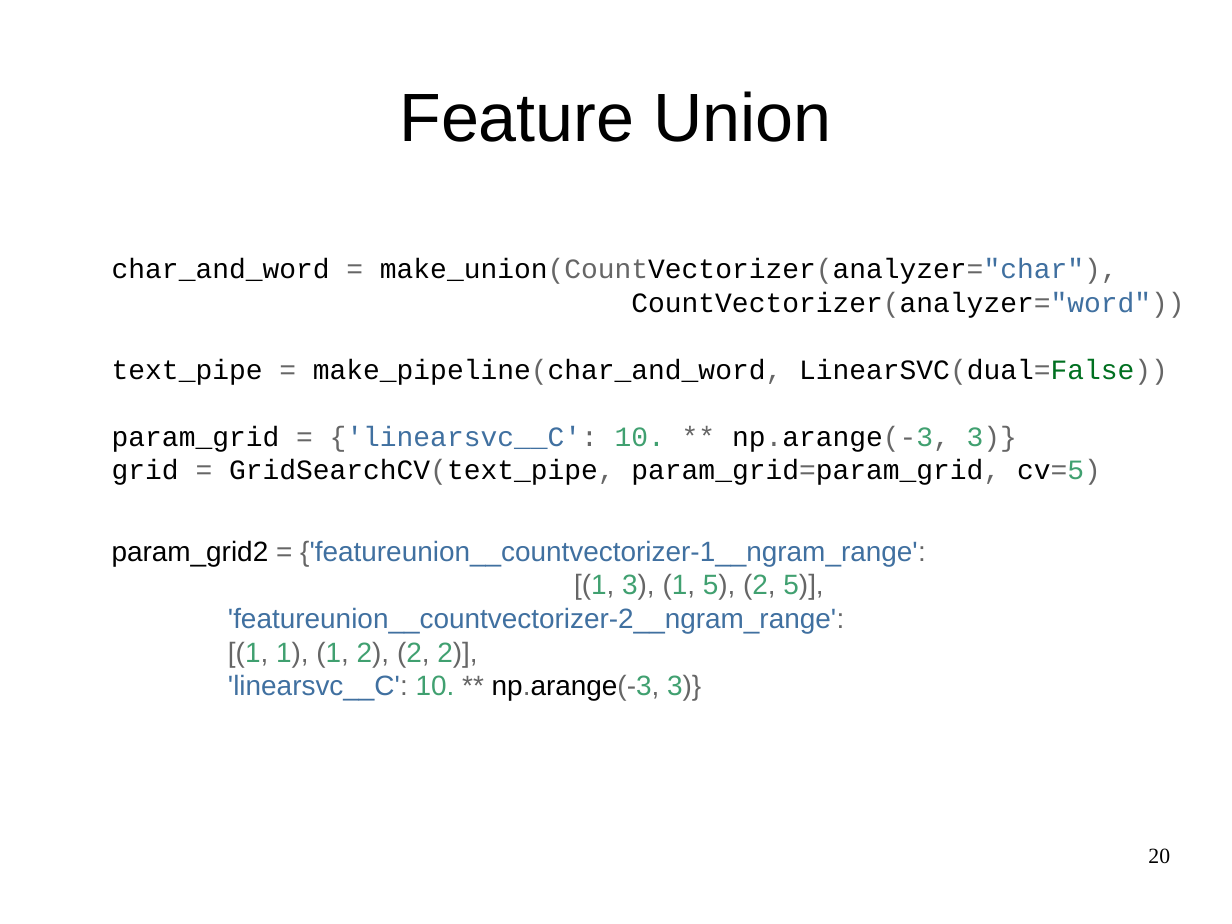
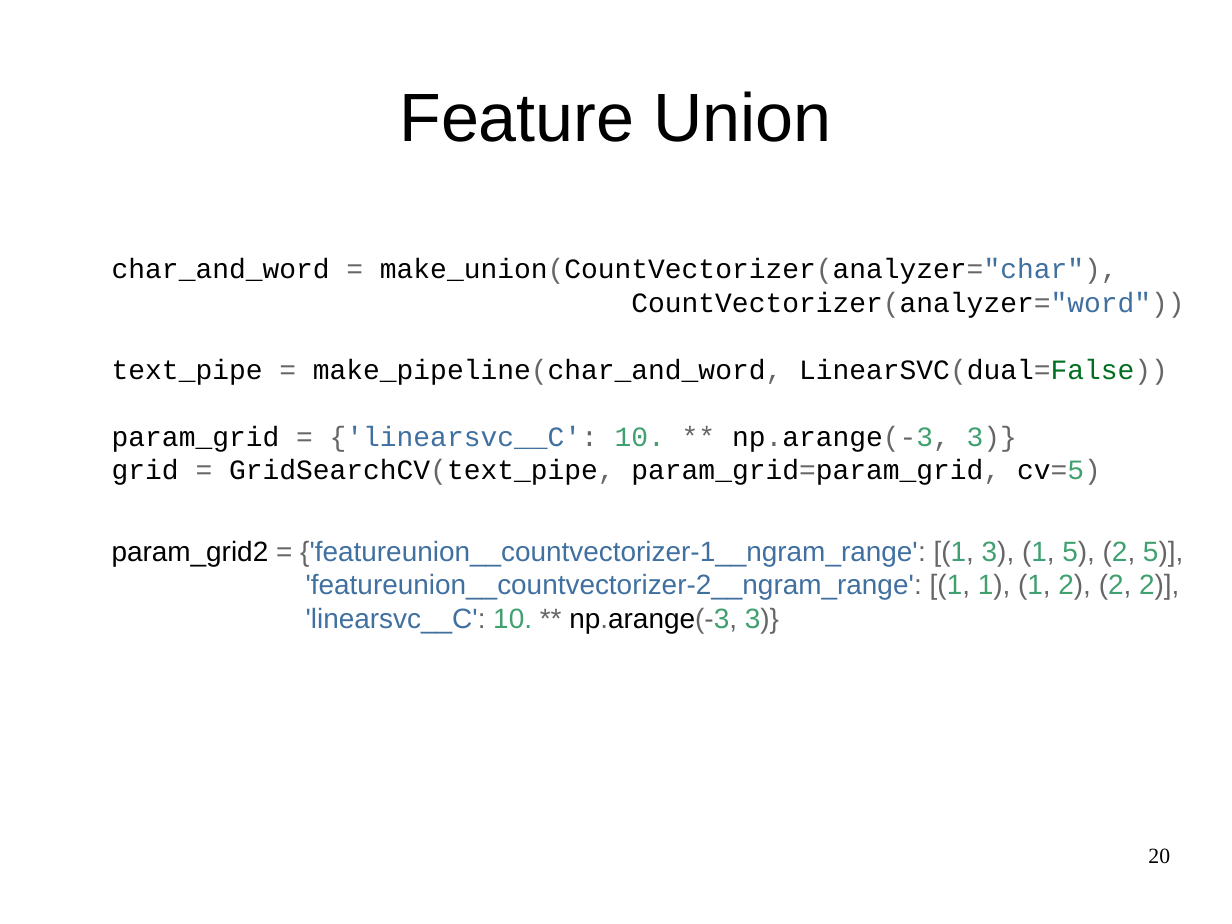
Before and after one commit to amueller/talks_odt, a slide deck: slide 20 of nyc-open-data-2015-andvanced-sklearn.odp. Drawn at 1232x924 pixels with LibreOffice and Linux fonts; fonts in the diff are those of the drawing. Boxes give left, top, right and bottom in pixels: in the first picture for what was removed or moved away, otherwise in the second. Text is boxed around its words. In the diff, an @@ line names an element or a change of style, - is before the commit and + after.

```diff
--- a/nyc-open-data-2015-andvanced-sklearn.odp
+++ b/nyc-open-data-2015-andvanced-sklearn.odp
@@ text at (x1=112, y1=258, x2=1184, y2=318): text colour #666666 to #000000 in "make_union(CountVectorizer(analyzer="char")," @@
@@ text at (x1=112, y1=540, x2=1183, y2=600): text changed @@
-param_grid2 = {'featureunion__countvectorizer-1__ngram_range':
-[(1, 3), (1, 5), (2, 5)],
-'featureunion__countvectorizer-2__ngram_range':
-[(1, 1), (1, 2), (2, 2)],
+param_grid2 = {'featureunion__countvectorizer-1__ngram_range': [(1, 3), (1, 5), (2, 5)],
+'featureunion__countvectorizer-2__ngram_range': [(1, 1), (1, 2), (2, 2)],
```
Also in this commit, not shown: 7 other slides changed, 2 slides removed.
